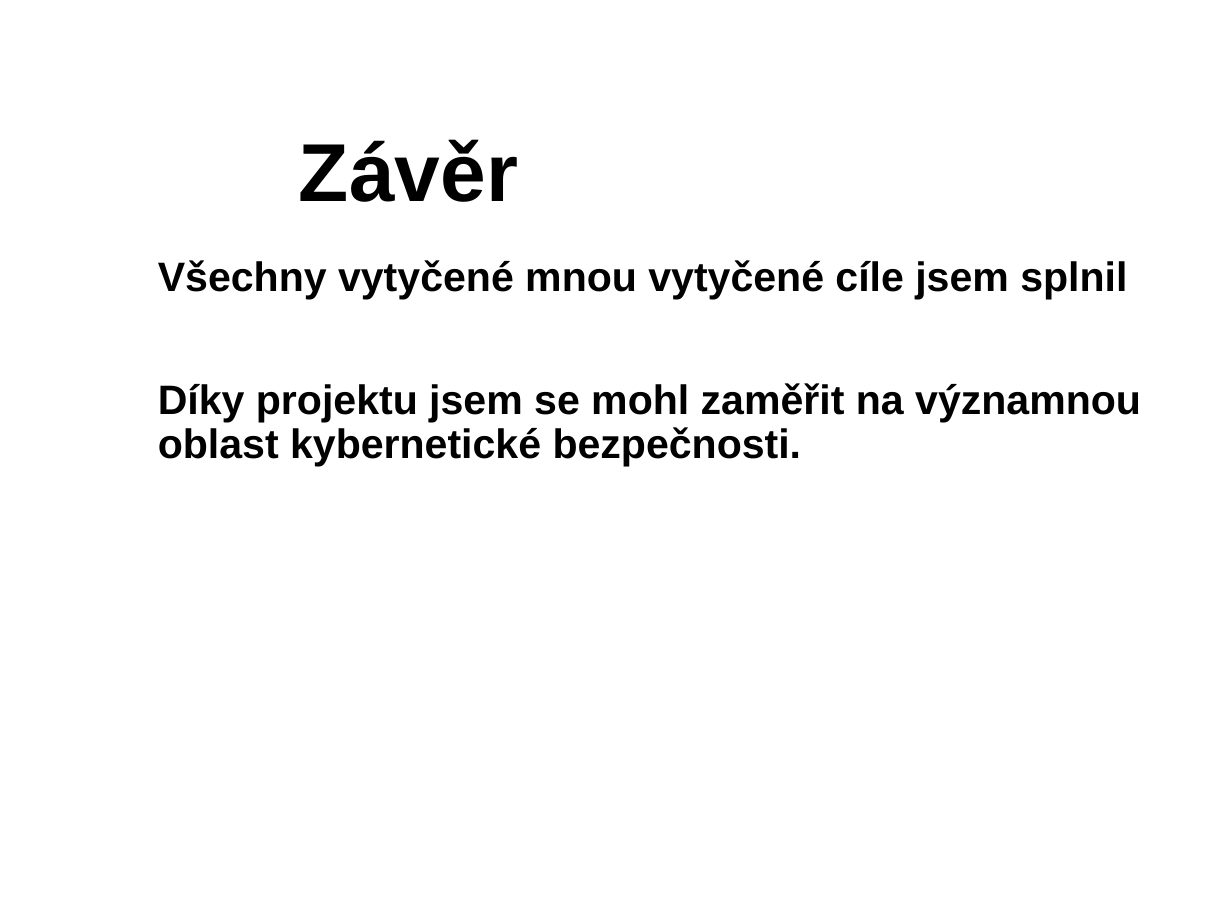
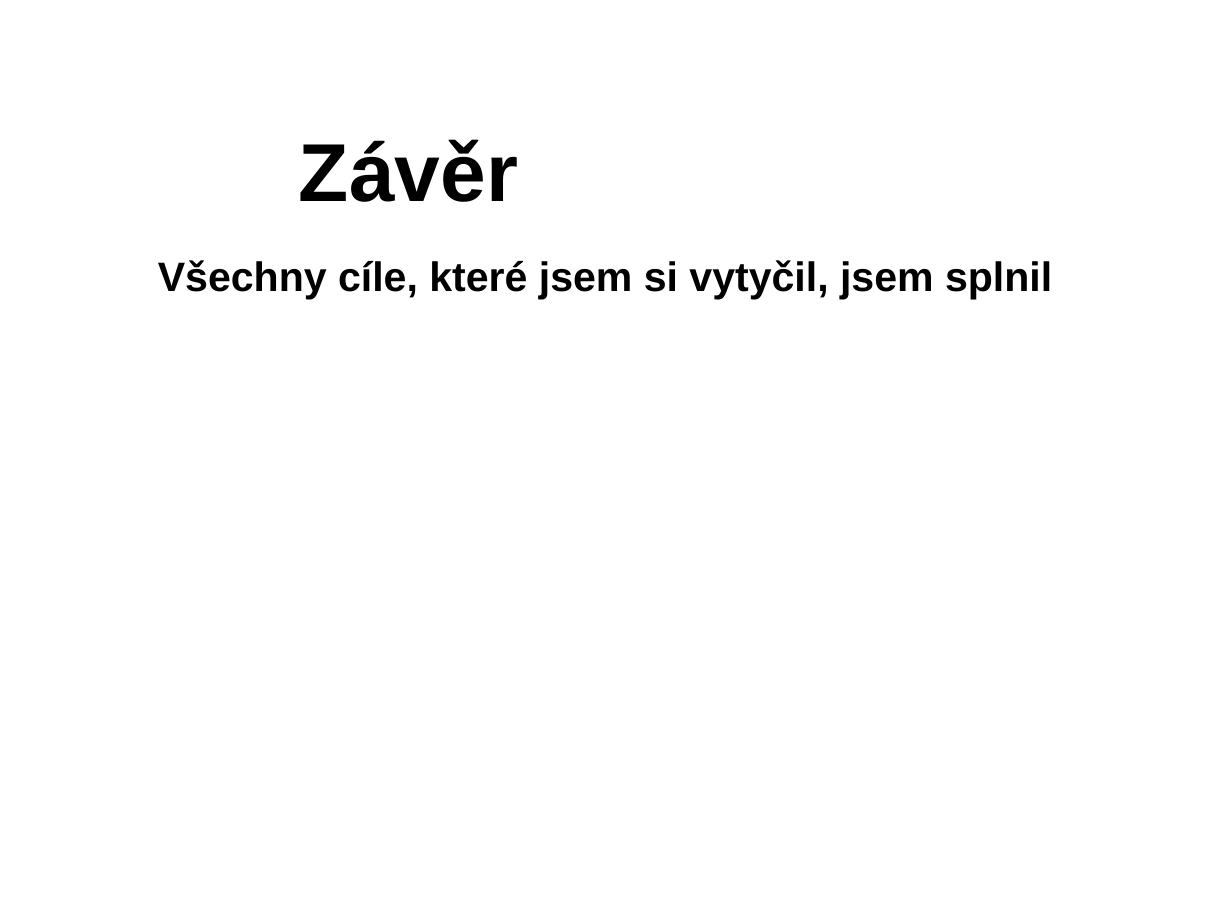
Before and after one commit to zimice/pr5_ndr, a slide deck: slide 15 of kochanek_ndr_prezentace.pptx. Drawn at 1232x924 pixels with LibreOffice and Linux fonts; fonts in the diff are those of the drawing; background and template pictures are left out. Boxes give left, top, right and bottom in pixels: in the first picture for what was removed or moved away, otherwise in the second. Text is boxed around its words. In the diff, an @@ line names an element or a change of style, - is before the commit and + after.

Commit message:
presentation presented and done

```diff
--- a/kochanek_ndr_prezentace.pptx
+++ b/kochanek_ndr_prezentace.pptx
@@ subtitle at (158,260,1052,299): text changed @@
-Všechny vytyčené mnou vytyčené cíle jsem splnil
-Díky projektu jsem se mohl zaměřit na významnou oblast kybernetické bezpečnosti.
+Všechny cíle, které jsem si vytyčil, jsem splnil
```
